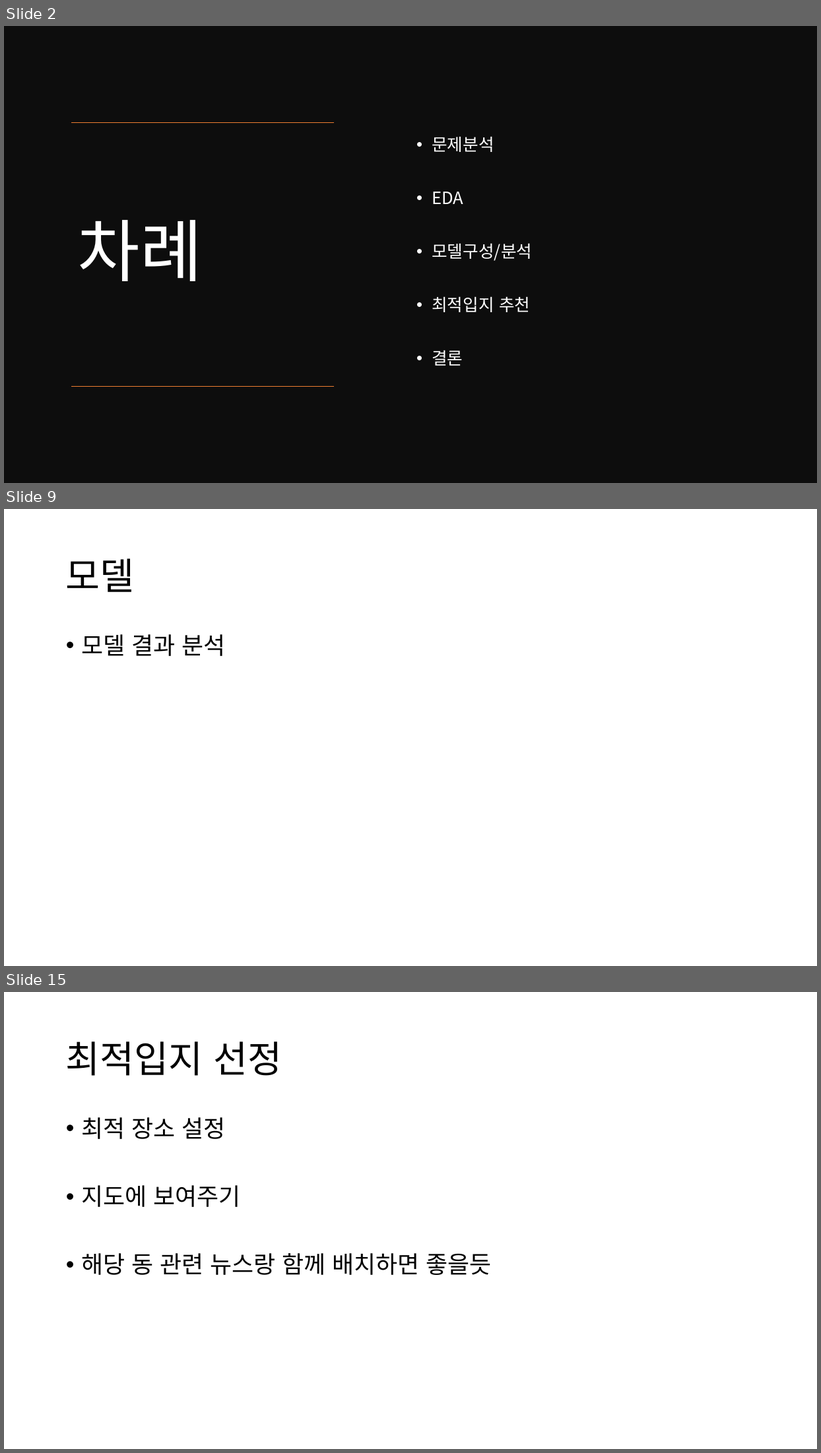
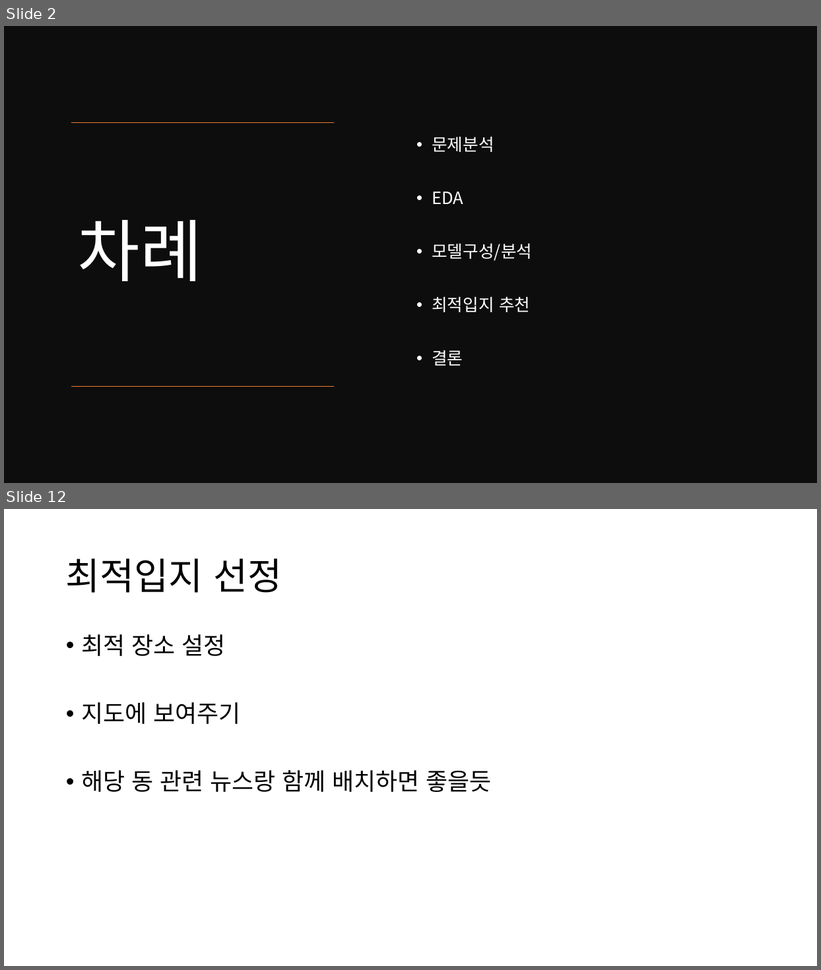
Before and after one commit to gyuholee94/seoul_contest, a slide deck: 서울콘 ppt v1.pptx. Shown one above the other, each under a label of ours: slides 2, 9 and 15 before the commit, slides 2 and 12 after it; the slides between them are not shown. The pictures are 821x1453 and 821x970 pixels, drawn with LibreOffice and Linux fonts; fonts in the diff are those of the drawing. Boxes give left, top, right and bottom in pixels: in the first picture for what was removed or moved away, otherwise in the second. Text is boxed around its words. In the diff, an @@ line names an element or a change of style, - is before the commit and + after.

```diff
--- a/서울콘 ppt v1.pptx
+++ b/서울콘 ppt v1.pptx
@@ slide 9 removed at [4,509,817,966], background #FFFFFF @@
@@ title removed at [66,559,135,592] @@
-모델
@@ text removed at [81,634,225,656] @@
-• 모델 결과 분석
@@ what was slide 15 is now slide 12 @@
```
Also in this commit, not shown: 6 slides changed, 3 slides added, 5 other slides removed, 1 other file.
